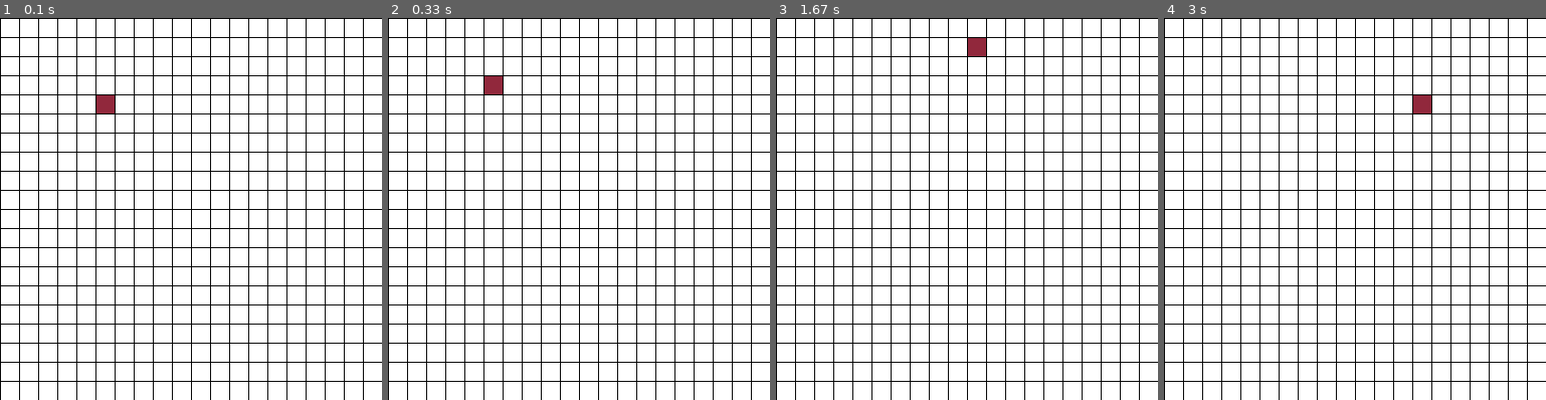
Above: before the commit, frames 1-4 (left to right).
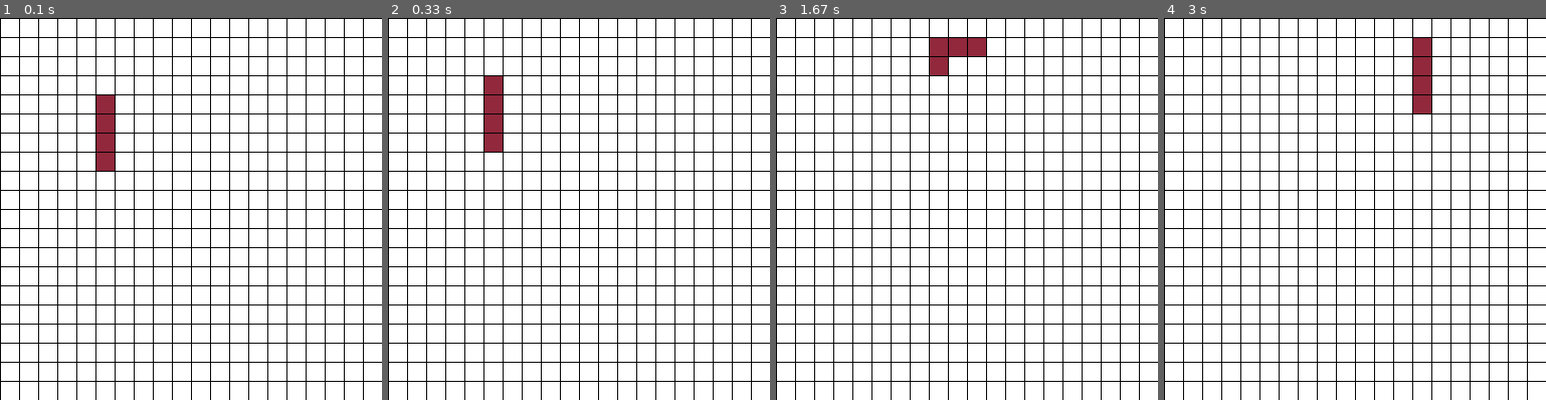
Above: after the commit, the same moments.

Repository: hakosaj/PygameAI
Game: pygame game, started from snake/snake.py
The game is run twice, just before and just after one commit, with the same random seed, the same clock (stepped at 60 frames per second) and the same inputs.
Inputs:
- Up to frame 1 (0.1 s): no input
- Up to frame 2 (0.33 s): no input
- Up to frame 3 (1.67 s): hold Right 0.33-0.8 s; hold Up 0.83-1.27 s; hold Right from 1.3 s (still down)
- Up to frame 4 (3 s): release Right at 1.8 s; hold Down 2.4-2.95 s; hold P from 2.98 s (still down); hold Left from 2.98 s (still down)

The runs differ from the first frame. In frame 1, 0.7% of the frame differs, in the area x 25-30%, y 25-40%; in frame 2, 0.7%; in frame 3, 0.7%; in frame 4, 0.7%.

Commit message:
Snek, basic game logic

Diff:
--- a/snake/grid.py
+++ b/snake/grid.py
@@ -29,18 +29,19 @@
 
 
     def elementAt(self,x,y):
-        try:
-            return self.squares[x][y]
-        except IndexError:
-            print("Grid index out of bounds")
-            return None
+        a=x
+        b=y
+        if x==20:
+            a=0
+        if y==20:
+            b=0
+        return self.squares[a][b]
 
 
 
     def neighborAt(self,square,orientation):
         xs=square.xcoord
         ys=square.ycoord
-        #print(orientation)
         if(orientation==0):
             return self.elementAt(xs,ys-1)
         elif(orientation==1):
@@ -60,7 +61,6 @@
         else:
             print("Not a valid orientation")
             return square
-
     def drawGrid(self):
         for item in self.squares:
             for subitem in item:
@@ -75,3 +75,11 @@
                 else:
                     print("_",end='')
             print("\n",end='')
+
+    def checkCollision(self, squares):
+        for item in squares:
+            for another in squares:
+                if item!=another and item.x==another.x and item.y==another.y:
+                    return True
+
+        return False
--- a/snake/snake.py
+++ b/snake/snake.py
@@ -48,7 +48,7 @@
 
 
 
-while True:
+while not snek.dead:
     for event in pygame.event.get():
         if event.type==pygame.KEYDOWN:
             if event.key==pygame.K_p:
@@ -83,6 +83,8 @@
 
 
 
+
+
     tickcounter+=1
     pygame.display.flip()
     clock.tick(5)
--- a/snake/snek.py
+++ b/snake/snek.py
@@ -18,6 +18,9 @@
         self.grid=gr
         self.squares=[]
         self.squares.append(self.grid.elementAt(x,y))
+        self.squares.append(self.grid.elementAt(x,y+1))
+        self.squares.append(self.grid.elementAt(x,y+2))
+        self.squares.append(self.grid.elementAt(x,y+3))
         self.movement=0
         self.dead=False
 
@@ -28,9 +31,18 @@
 
 
     def moveSnake(self):
-        self.squares.append(self.grid.neighborAt(self.squares[0],self.movement))
-        self.squares.pop(0)
+        newSquare = self.grid.neighborAt(self.squares[0],self.movement)
+        self.squares.insert(0,newSquare)
+        self.squares.pop(-1)
+
+        if self.grid.checkCollision(self.squares):
+            self.dead=True
+            print("Snek is dead:( \nYou tried to cross over yourself.")
 
 
     def changeOrientation(self,orientation):
-        self.movement=orientation
+        if (abs(self.movement-orientation)!=4):
+            self.movement=orientation
+        else:
+            self.dead=True
+            print("Snek is dead:( \nYou tried to turn inside yourself.")
